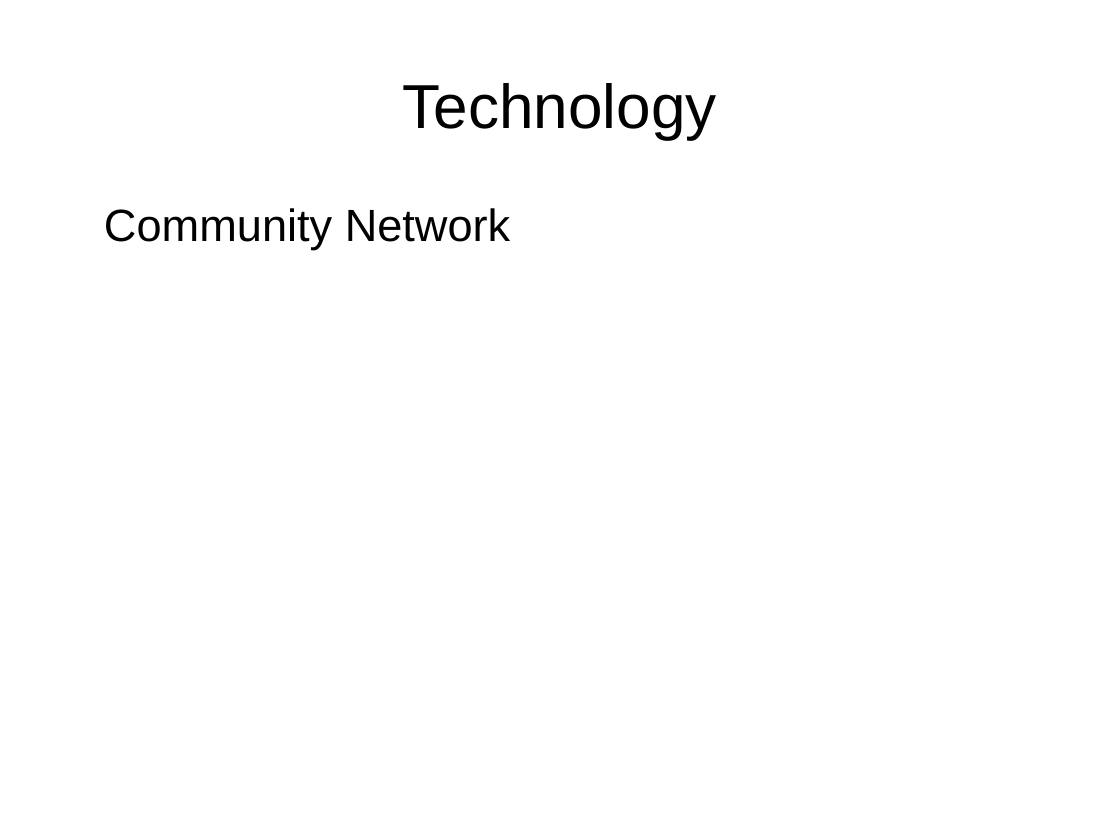
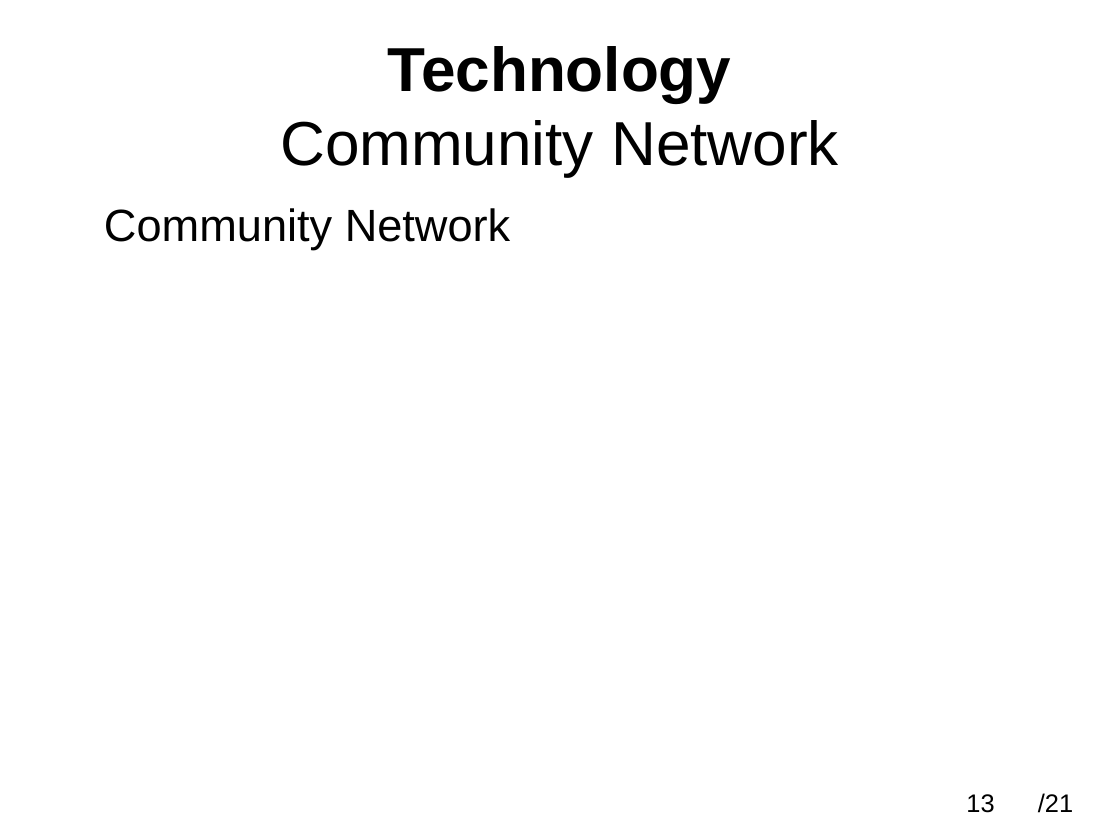
Before and after one commit to SergioAlmendros/A-bottom-up-sensor-testbed, a slide deck: slide 13 of Presentation/presentation2.odp. Drawn at 1120x840 pixels with LibreOffice and Linux fonts; fonts in the diff are those of the drawing. Boxes give left, top, right and bottom in pixels: in the first picture for what was removed or moved away, otherwise in the second. Text is boxed around its words. In the diff, an @@ line names an element or a change of style, - is before the commit and + after.

```diff
--- a/Presentation/presentation2.odp
+++ b/Presentation/presentation2.odp
@@ title at (x1=280, y1=46, x2=839, y2=177): text changed @@
-Technology
+Technology
+Community Network
@@ page number added at (x1=966, y1=794, x2=994, y2=813), 18 pt, text #000000 @@
+13
@@ text added at (x1=1038, y1=793, x2=1073, y2=813), 18 pt, text #000000 @@
+/21
```
Also in this commit, not shown: 14 other slides changed, 5 slides added, 5 slides removed, 7 other files.
